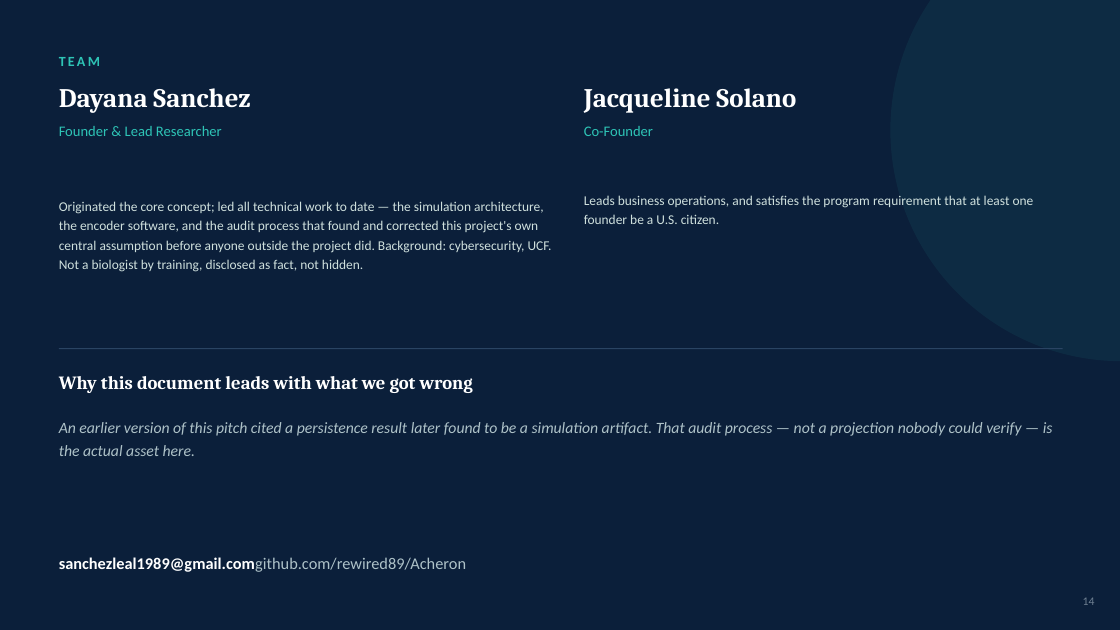
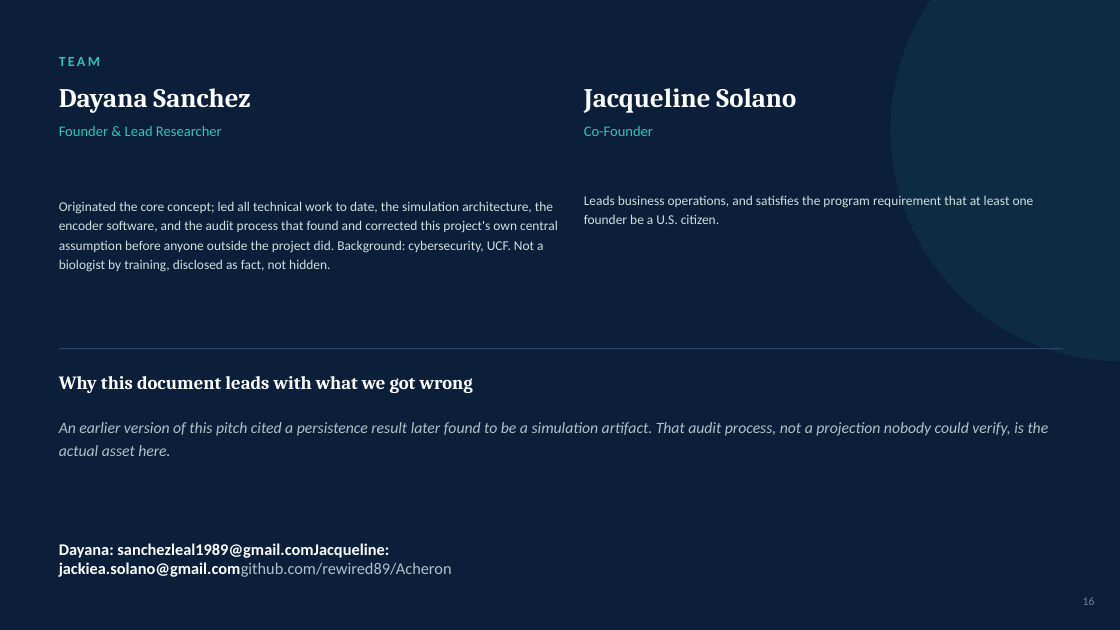
Before and after one commit to rewired89/Acheron, a slide deck: slide 16 of docs/pitch/Acheron_Pitch_Deck.pptx (slide 14 before the commit). Drawn at 1120x630 pixels with LibreOffice and Linux fonts; fonts in the diff are those of the drawing. Boxes give left, top, right and bottom in pixels: in the first picture for what was removed or moved away, otherwise in the second. Text is boxed around its words. In the diff, an @@ line names an element or a change of style, - is before the commit and + after.

```diff
--- a/docs/pitch/Acheron_Pitch_Deck.pptx
+++ b/docs/pitch/Acheron_Pitch_Deck.pptx
@@ text at (59, 201, 558, 272): text changed @@
-Originated the core concept; led all technical work to date — the simulation architecture, the encoder software, and the audit process that found and corrected this project's own central assumption before anyone outside the project did. Background: cybersecurity, UCF. Not a biologist by training, disclosed as fact, not hidden.
+Originated the core concept; led all technical work to date, the simulation architecture, the encoder software, and the audit process that found and corrected this project's own central assumption before anyone outside the project did. Background: cybersecurity, UCF. Not a biologist by training, disclosed as fact, not hidden.
@@ text at (59, 422, 1049, 456): text changed @@
-An earlier version of this pitch cited a persistence result later found to be a simulation artifact. That audit process — not a projection nobody could verify — is the actual asset here.
+An earlier version of this pitch cited a persistence result later found to be a simulation artifact. That audit process, not a projection nobody could verify, is the actual asset here.
@@ text at (59, 543, 452, 577): text changed; text colour #AEC2C8 to #FFFFFF; bold on @@
-sanchezleal1989@gmail.comgithub.com/rewired89/Acheron
+Dayana: sanchezleal1989@gmail.comJacqueline: jackiea.solano@gmail.comgithub.com/rewired89/Acheron
@@ text at (1083, 597, 1095, 605): text changed @@
-14
+16
```
Also in this commit, not shown: 13 other slides changed, 2 slides added, 3 other files.
